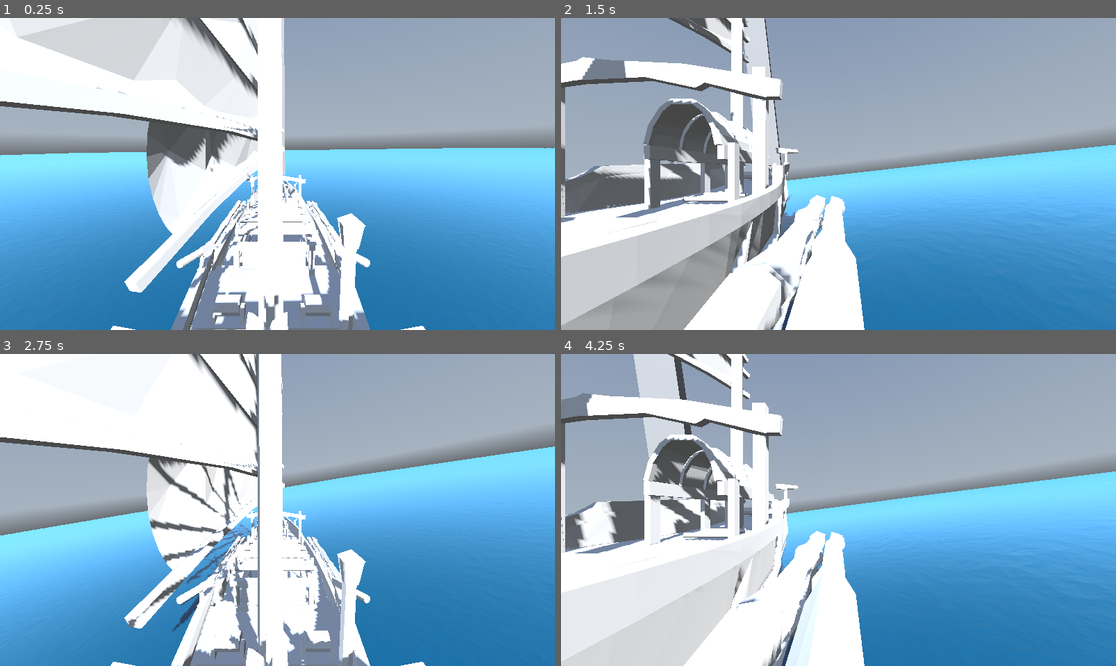
Above: before the commit, frames 1-4 (two rows, left to right).
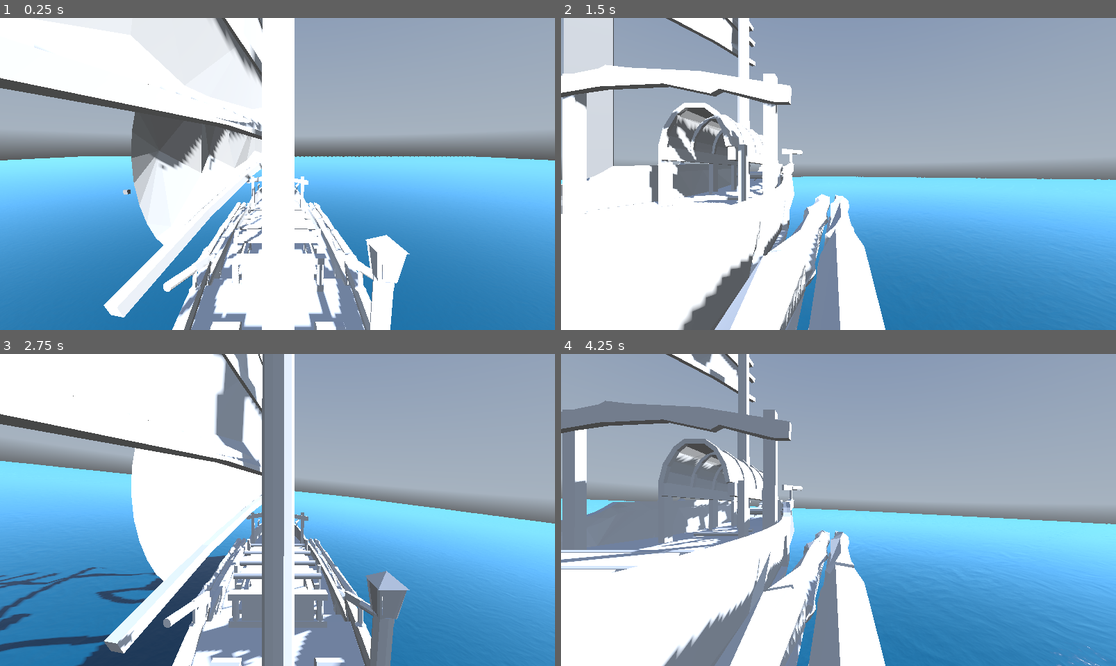
Above: after the commit, the same moments.

Repository: WCElijah/13DTG-GameDevelopment
Game: Godot game, scene res://scenes/main.tscn
Two runs of this game, one before a commit and one after it. Both use one fixed random seed, a clock stepped at 60 frames per second and the inputs below. A sky picture missing from this copy of the repository is replaced by a grey-blue gradient.
Inputs:
- Up to frame 1 (0.25 s): no input
- Up to frame 2 (1.5 s): tap Enter (ui_accept) at 0.5, 0.77 s; hold D (right) 0.53-1.28 s; hold S (back) from 1.28 s (still down)
- Up to frame 3 (2.75 s): tap Enter (ui_accept) at 1.52 s; release S (back) at 2.03 s; hold D (right) from 2.03 s (still down)
- Up to frame 4 (4.25 s): release D (right) at 2.78 s; hold W (forward) 2.78-3.53 s; tap Enter (ui_accept) at 3.02, 3.77 s; hold A (left) from 3.53 s (still down)

The runs differ from the first frame. In frame 1, 19% of the frame differs, in the area x 0-100%, y 0-100%; in frame 2, 38%; in frame 3, 57%; in frame 4, 43%.

Commit message:
added a test cube
for reference points

Diff:
--- a/Scripts/cube.gd
+++ b/Scripts/cube.gd
@@ -5,13 +5,12 @@
 @export var water_angular_drag := 0.05
 
 @onready var gravity: float = ProjectSettings.get_setting("physics/3d/default_gravity")
-@onready var water = $"../Water"
-@onready var probes = $ProbeContainer.get_children()
+@onready var water
+@onready var probes = $Probes.get_children()
 var submerged := false
 
-@export var move_speed: float = 300
-@export var acceleration: float = 50
-@export var rotation_speed: float = 2
+
+@export var acceleration: float = 100
 
 var input_dir = Vector3.ZERO
 var last_direction = Vector3.FORWARD
@@ -21,6 +20,7 @@
 
 
 func _ready() -> void:
+	water = get_tree().get_first_node_in_group("waters")
 	cameras = $Cameras.get_children()
 	for i in cameras.size():
 		cameras[i].current = (i == 0)
@@ -41,7 +41,7 @@
 		apply_torque(acceleration * mass * Vector3.DOWN)
 
 	if Input.is_action_pressed("forward"):
-		apply_force(acceleration * mass * global_transform.basis.x)
+		apply_force(acceleration * mass * -global_transform.basis.z)
 
 	# boyouancy effect
 	submerged = false
--- /dev/null
+++ b/Scripts/test_cube.gd
@@ -0,0 +1,35 @@
+extends RigidBody3D
+
+@export var float_force := 1.0
+@export var water_drag := 0.05
+@export var water_angular_drag := 0.05
+
+@onready var gravity: float = ProjectSettings.get_setting("physics/3d/default_gravity")
+@onready var water
+@onready var probes = $Probes.get_children()
+var submerged := false
+
+
+func _ready() -> void:
+	water = get_tree().get_first_node_in_group("waters")
+
+
+func _physics_process(delta: float) -> void:
+	print(global_position.y)
+	# boyouancy effect
+	submerged = false
+	#for probe in probes:
+		#var depth = water.get_height(probe.global_position) - probe.global_position.y
+		#if depth > 0:
+			#submerged = true
+			#apply_force(Vector3.UP * float_force * gravity * depth, probe.global_position - global_position)
+	var depth = water.get_height(global_position) - global_position.y
+	if depth > 0.5:
+		submerged = true
+		apply_central_force(Vector3.UP * float_force * gravity * depth)
+
+
+func _integrate_forces(state: PhysicsDirectBodyState3D) -> void:
+	if submerged:
+		state.linear_velocity *= 1 - water_drag
+		state.angular_velocity *= 1 - water_angular_drag
--- a/project.godot
+++ b/project.godot
@@ -18,6 +18,7 @@
 [global_group]
 
 cameras=""
+waters=""
 
 [input]
 
--- a/scenes/Ships/originalTestShip.tscn
+++ b/scenes/Ships/originalTestShip.tscn
@@ -3,43 +3,44 @@
 [ext_resource type="Script" uid="uid://boycrmm5dnn30" path="res://Scripts/cube.gd" id="1_7pk0i"]
 [ext_resource type="PackedScene" uid="uid://1nuuyhqh6od0" path="res://Assets/Blender Models/ModelTestShip.glb" id="2_cnapg"]
 
-[sub_resource type="CapsuleShape3D" id="CapsuleShape3D_7p0ws"]
-radius = 0.75
-height = 7.9472656
+[sub_resource type="CapsuleShape3D" id="CapsuleShape3D_7pk0i"]
+radius = 0.9199219
+height = 8.564453
 
 [node name="Ship" type="RigidBody3D" unique_id=232953914]
-transform = Transform3D(-4.371139e-08, 0, 1, 0, 1, 0, -1, 0, -4.371139e-08, 0, 0, 0)
 mass = 1000.0
+center_of_mass_mode = 1
 script = ExtResource("1_7pk0i")
 float_force = 800.0
 
 [node name="CollisionShape3D" type="CollisionShape3D" parent="." unique_id=1178788028]
-transform = Transform3D(-1.3113416e-07, -3, 0, 3, -1.3113416e-07, 0, 0, 0, 3, -0.5309448, 0.01181221, 8.881784e-15)
-shape = SubResource("CapsuleShape3D_7p0ws")
+transform = Transform3D(5.7320566e-15, 1.3113416e-07, 2.9999998, 3, -1.3113416e-07, 0, 1.3113416e-07, 2.9999998, -1.3113416e-07, 0, 0.2675829, 0)
+shape = SubResource("CapsuleShape3D_7pk0i")
 
-[node name="ProbeContainer" type="Node3D" parent="." unique_id=942861942]
+[node name="Probes" type="Node3D" parent="." unique_id=942861942]
 
-[node name="Marker3D" type="Marker3D" parent="ProbeContainer" unique_id=1400017060]
-transform = Transform3D(1, 0, 0, 0, 1, 0, 0, 0, 1, 9.180489, -0.5, 0.6025574)
+[node name="FrontRight" type="Marker3D" parent="Probes" unique_id=1400017060]
+transform = Transform3D(1, 0, 0, 0, 1, 0, 0, 0, 1, 3, -0.5, -10.013)
 
-[node name="Marker3D2" type="Marker3D" parent="ProbeContainer" unique_id=587758844]
-transform = Transform3D(1, 0, 0, 0, 1, 0, 0, 0, 1, 9.18, -0.5, -0.89056355)
+[node name="FrontLeft" type="Marker3D" parent="Probes" unique_id=587758844]
+transform = Transform3D(1, 0, 0, 0, 1, 0, 0, 0, 1, -3, -0.5, -10)
 
-[node name="Marker3D3" type="Marker3D" parent="ProbeContainer" unique_id=194897697]
-transform = Transform3D(1, 0, 0, 0, 1, 0, 0, 0, 1, -9.618289, -0.5, -0.41488934)
+[node name="BackLeft" type="Marker3D" parent="Probes" unique_id=194897697]
+transform = Transform3D(1, 0, 0, 0, 1, 0, 0, 0, 1, -3, -0.5, 10)
 
-[node name="Marker3D4" type="Marker3D" parent="ProbeContainer" unique_id=945902085]
-transform = Transform3D(1, 0, 0, 0, 1, 0, 0, 0, 1, -9.618289, -0.5, 0.35153103)
+[node name="BackRight" type="Marker3D" parent="Probes" unique_id=945902085]
+transform = Transform3D(1, 0, 0, 0, 1, 0, 0, 0, 1, 3, -0.5, 10)
 
 [node name="Cameras" type="Node3D" parent="." unique_id=839286275]
 
 [node name="BackView" type="Camera3D" parent="Cameras" unique_id=198863922]
-transform = Transform3D(-4.371139e-08, 0.13154706, -0.99130994, 0, 0.99130994, 0.13154706, 1, 5.750105e-09, -4.3331532e-08, -16.840162, 9.09987, -7.3610687e-07)
+transform = Transform3D(1, 0, 0, 0, 0.9912155, 0.13225639, 0, -0.13225639, 0.9912155, 0, 9.1, 16)
 
 [node name="TopDownView" type="Camera3D" parent="Cameras" unique_id=251749706]
-transform = Transform3D(-4.371139e-08, 0.29252192, -0.9562589, 0, 0.9562589, 0.29252192, 1, 1.278654e-08, -4.1799403e-08, -45.00389, 27.78962, -1.9671825e-06)
+transform = Transform3D(1, 0, 0, 0, 0.9563048, 0.2923717, 0, -0.2923717, 0.9563048, 0, 27.79, 45)
 
 [node name="FrontHullView" type="Camera3D" parent="Cameras" unique_id=1545643845]
-transform = Transform3D(-4.371139e-08, 0, -1, 0, 1, 0, 1, 0, -4.371139e-08, 0.17003588, 3.374332, 4.45816)
+transform = Transform3D(1, 0, 0, 0, 1, 0, 0, 0, 1, 4.458, 3.374, 0.17)
 
 [node name="ModelTestShip" parent="." unique_id=1024580313 instance=ExtResource("2_cnapg")]
+transform = Transform3D(-4.371139e-08, 0, 1, 0, 1, 0, -1, 0, -4.371139e-08, 0.13665253, 0, 0)
--- a/scenes/main.tscn
+++ b/scenes/main.tscn
@@ -8,6 +8,7 @@
 [ext_resource type="Texture2D" uid="uid://di74gmtu0dp75" path="res://Assets/Shaders/yt_wave_bouyancy.tres" id="4_tipki"]
 [ext_resource type="Texture2D" uid="uid://bri08lg01bho3" path="res://Assets/Paranoma/kloppenheim_06_puresky_4k.exr" id="7_o6xl0"]
 [ext_resource type="PackedScene" uid="uid://bb0tv78eyi2ek" path="res://scenes/Ships/originalTestShip.tscn" id="7_tipki"]
+[ext_resource type="PackedScene" uid="uid://bhk20vqcals3" path="res://scenes/test_cube.tscn" id="8_85g3d"]
 
 [sub_resource type="ShaderMaterial" id="ShaderMaterial_0wfyh"]
 render_priority = 0
@@ -25,7 +26,7 @@
 shader_parameter/wave_direction = Vector2(2, 0)
 shader_parameter/wave_2_direction = Vector2(0, 1)
 shader_parameter/time_scale = 0.025
-shader_parameter/wave_speed = 0.25
+shader_parameter/wave_speed = 0.1
 shader_parameter/noise_scale = 10.0
 shader_parameter/height_scale = 1.0
 shader_parameter/beers_law = 0.01
@@ -41,6 +42,12 @@
 subdivide_width = 1000
 subdivide_depth = 1000
 
+[sub_resource type="BoxMesh" id="BoxMesh_344ge"]
+size = Vector3(5, 100, 5)
+
+[sub_resource type="BoxShape3D" id="BoxShape3D_ynf5e"]
+size = Vector3(5, 100, 5)
+
 [sub_resource type="PanoramaSkyMaterial" id="PanoramaSkyMaterial_tipki"]
 panorama = ExtResource("7_o6xl0")
 
@@ -51,26 +58,16 @@
 background_mode = 2
 sky = SubResource("Sky_85g3d")
 
-[sub_resource type="BoxMesh" id="BoxMesh_344ge"]
-size = Vector3(5, 100, 5)
-
-[sub_resource type="BoxShape3D" id="BoxShape3D_ynf5e"]
-size = Vector3(5, 100, 5)
-
 [node name="Main" type="Node3D" unique_id=1606295164]
 script = ExtResource("1_tipki")
 
-[node name="Water" type="MeshInstance3D" parent="." unique_id=2535595]
-transform = Transform3D(1, 0, 0, 0, 1, 0, 0, 0, 1, 0.012958527, 0.13973618, -0.17112303)
+[node name="Water" type="MeshInstance3D" parent="." unique_id=2535595 groups=["waters"]]
+transform = Transform3D(1, 0, 0, 0, 1, 0, 0, 0, 1, 0.8832245, -0.21195221, -1.1761284)
 mesh = SubResource("PlaneMesh_sugp2")
 script = ExtResource("3_jjvhh")
 
-[node name="DirectionalLight3D" type="DirectionalLight3D" parent="." unique_id=1260809518]
-transform = Transform3D(1, 0, 0, 0, 0.873509, 0.48680806, 0, -0.48680806, 0.873509, 0, 0, 0)
-shadow_enabled = true
-
-[node name="WorldEnvironment" type="WorldEnvironment" parent="." unique_id=691040596]
-environment = SubResource("Environment_choun")
+[node name="Ship" parent="." unique_id=232953914 instance=ExtResource("7_tipki")]
+transform = Transform3D(1, 0, 0, 0, 1, 0, 0, 0, 1, 0, 15.841545, 0)
 
 [node name="POI" type="Node3D" parent="." unique_id=2054701369]
 
@@ -83,4 +80,14 @@
 [node name="CollisionShape3D" type="CollisionShape3D" parent="POI/StaticBody3D" unique_id=1098404145]
 shape = SubResource("BoxShape3D_ynf5e")
 
-[node name="Ship" parent="." unique_id=232953914 instance=ExtResource("7_tipki")]
+[node name="TestCube" parent="POI" unique_id=1895738824 instance=ExtResource("8_85g3d")]
+transform = Transform3D(1, 0, 0, 0, 1, 0, 0, 0, 1, -35.478806, 14.451193, -30.902702)
+
+[node name="Enviroment" type="Node" parent="." unique_id=1112978692]
+
+[node name="DirectionalLight3D" type="DirectionalLight3D" parent="Enviroment" unique_id=1260809518]
+transform = Transform3D(1, 0, 0, 0, 0.873509, 0.48680806, 0, -0.48680806, 0.873509, 0, 0, 0)
+shadow_enabled = true
+
+[node name="WorldEnvironment" type="WorldEnvironment" parent="Enviroment" unique_id=691040596]
+environment = SubResource("Environment_choun")
--- /dev/null
+++ b/scenes/test_cube.tscn
@@ -0,0 +1,30 @@
+[gd_scene format=3 uid="uid://bhk20vqcals3"]
+
+[ext_resource type="Script" uid="uid://btvnaefxvecp0" path="res://Scripts/test_cube.gd" id="1_bf4sv"]
+
+[sub_resource type="BoxShape3D" id="BoxShape3D_fxgoe"]
+
+[sub_resource type="BoxMesh" id="BoxMesh_nvumc"]
+
+[node name="TestCube" type="RigidBody3D" unique_id=1895738824]
+script = ExtResource("1_bf4sv")
+
+[node name="CollisionShape3D" type="CollisionShape3D" parent="." unique_id=730204065]
+shape = SubResource("BoxShape3D_fxgoe")
+
+[node name="MeshInstance3D" type="MeshInstance3D" parent="." unique_id=2090894747]
+mesh = SubResource("BoxMesh_nvumc")
+
+[node name="Probes" type="Node3D" parent="." unique_id=1246682539]
+
+[node name="Marker3D" type="Marker3D" parent="Probes" unique_id=717846792]
+transform = Transform3D(1, 0, 0, 0, 1, 0, 0, 0, 1, 0.5, -0.5, -0.5)
+
+[node name="Marker3D2" type="Marker3D" parent="Probes" unique_id=545867513]
+transform = Transform3D(1, 0, 0, 0, 1, 0, 0, 0, 1, 0.5, -0.5, 0.5)
+
+[node name="Marker3D3" type="Marker3D" parent="Probes" unique_id=2140571026]
+transform = Transform3D(1, 0, 0, 0, 1, 0, 0, 0, 1, -0.5, -0.5, 0.5)
+
+[node name="Marker3D4" type="Marker3D" parent="Probes" unique_id=1856714709]
+transform = Transform3D(1, 0, 0, 0, 1, 0, 0, 0, 1, -0.5, -0.5, -0.5)
Not shown, added: Scripts/test_cube.gd.uid
